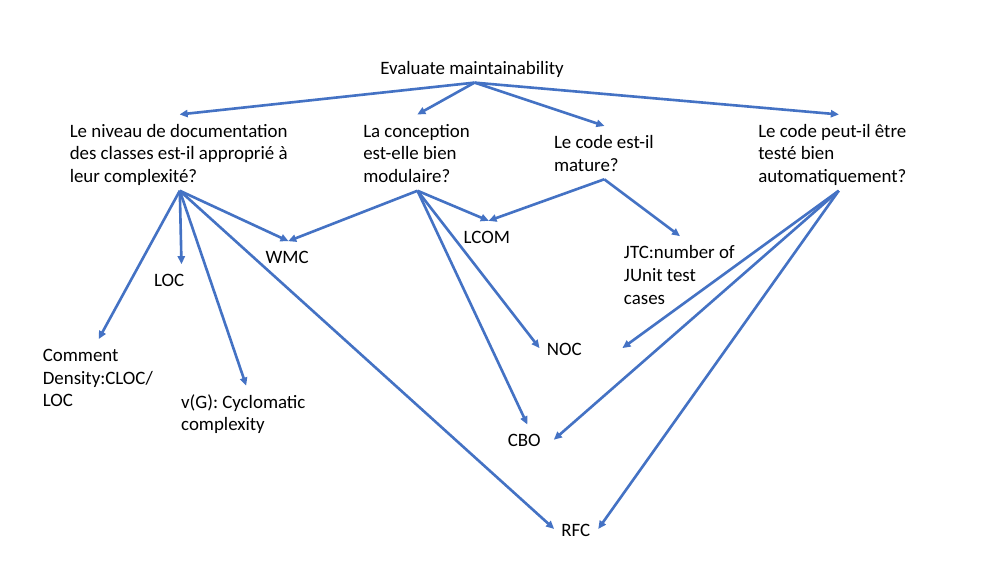
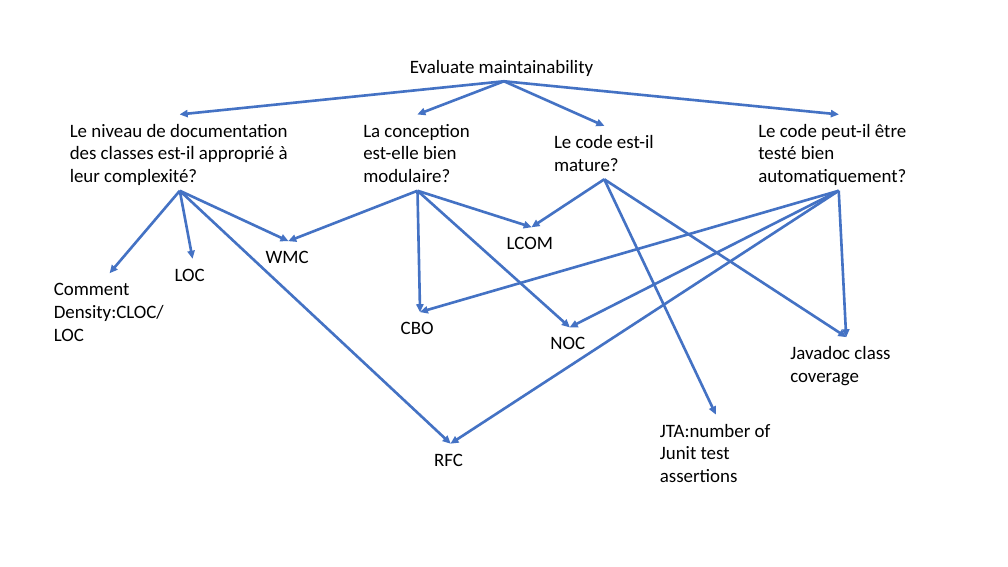
Before and after one commit to K-kiron/IFT3913, a slide deck: slide 1 of devoir2/WenhaoXU_20150702_ManpingLI_968527/GQM plan.pptx. Drawn at 1008x567 pixels with LibreOffice and Linux fonts; fonts in the diff are those of the drawing. Boxes give left, top, right and bottom in pixels: in the first picture for what was removed or moved away, otherwise in the second. Text is boxed around its words. In the diff, an @@ line names an element or a change of style, - is before the commit and + after.

Commit message:
GQM version2

```diff
--- a/devoir2/WenhaoXU_20150702_ManpingLI_968527/GQM plan.pptx
+++ b/devoir2/WenhaoXU_20150702_ManpingLI_968527/GQM plan.pptx
@@ text "Evaluate maintainability": place and size @@
-text "Evaluate maintainability" at [380, 61, 563, 77]
+text "Evaluate maintainability" at [410, 60, 593, 76]
@@ arrow moved from (475, 82) - (180, 114) to (504, 82) - (180, 114) @@
@@ arrow moved from (475, 82) - (417, 114) to (504, 82) - (417, 114) @@
@@ arrow moved from (475, 82) - (839, 114) to (504, 82) - (839, 114) @@
@@ arrow moved from (475, 82) - (604, 126) to (504, 82) - (604, 126) @@
@@ arrow moved from (604, 179) - (488, 221) to (604, 179) - (532, 227) @@
@@ arrow moved from (839, 191) - (623, 348) to (604, 179) - (846, 337) @@
@@ arrow added from (604, 179) to (716, 414), #4472C4 2.5 pt @@
@@ arrow moved from (180, 191) - (99, 339) to (180, 191) - (110, 273) @@
@@ arrow moved from (180, 191) - (181, 264) to (180, 191) - (193, 259) @@
@@ arrow moved from (180, 191) - (554, 529) to (180, 191) - (451, 444) @@
@@ arrow removed from (180, 191) to (247, 386) @@
@@ arrow moved from (417, 191) - (488, 221) to (417, 191) - (532, 227) @@
@@ arrow moved from (417, 191) - (527, 424) to (417, 191) - (420, 312) @@
@@ arrow moved from (417, 191) - (540, 348) to (417, 191) - (570, 327) @@
@@ arrow moved from (604, 179) - (680, 236) to (839, 191) - (420, 312) @@
@@ arrow moved from (839, 191) - (554, 439) to (839, 191) - (451, 444) @@
@@ arrow moved from (839, 191) - (599, 529) to (839, 191) - (570, 327) @@
@@ arrow added from (839, 191) to (846, 337), #4472C4 2.5 pt @@
@@ text "LCOM": place and size @@
-text "LCOM" at [464, 230, 510, 243]
+text "LCOM" at [507, 236, 553, 249]
@@ text "LOC": place and size @@
-text "LOC" at [154, 273, 184, 286]
+text "LOC" at [175, 268, 205, 281]
@@ text "Comment Density:CLOC/LOC": place and size @@
-text "Comment Density:CLOC/LOC" at [43, 348, 153, 406]
+text "Comment Density:CLOC/LOC" at [54, 282, 164, 341]
@@ text "CBO": place and size @@
-text "CBO" at [508, 433, 541, 446]
+text "CBO" at [401, 321, 434, 334]
@@ text "NOC" rewrapped from [547, 342, 582, 355] to [550, 336, 585, 355] @@
@@ text added at [790, 346, 890, 386], 18 pt, text #000000 @@
+Javadoc class coverage
@@ text removed at [181, 394, 305, 433] @@
-v(G): Cyclomatic complexity
@@ text "RFC": place and size @@
-text "RFC" at [561, 523, 590, 536]
+text "RFC" at [434, 453, 463, 466]
@@ text at [660, 424, 771, 482]: text changed @@
-JTC:number of JUnit test cases
+JTA:number of Junit test assertions
```
Also in this commit, not shown: 1 slide added.
